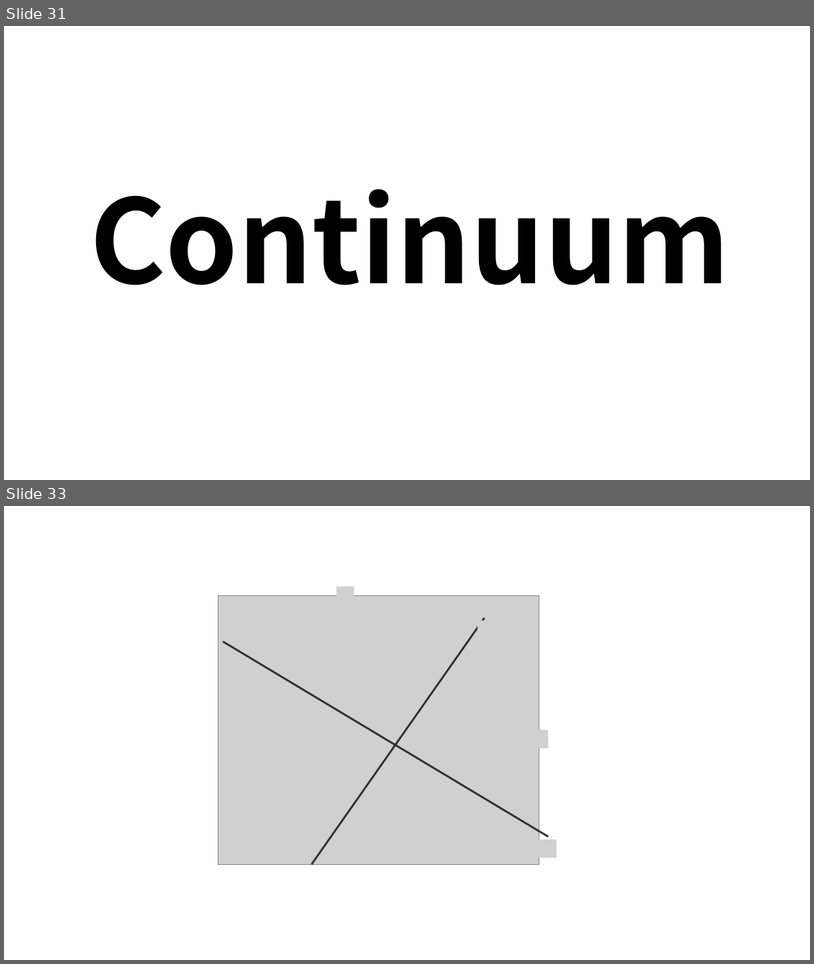
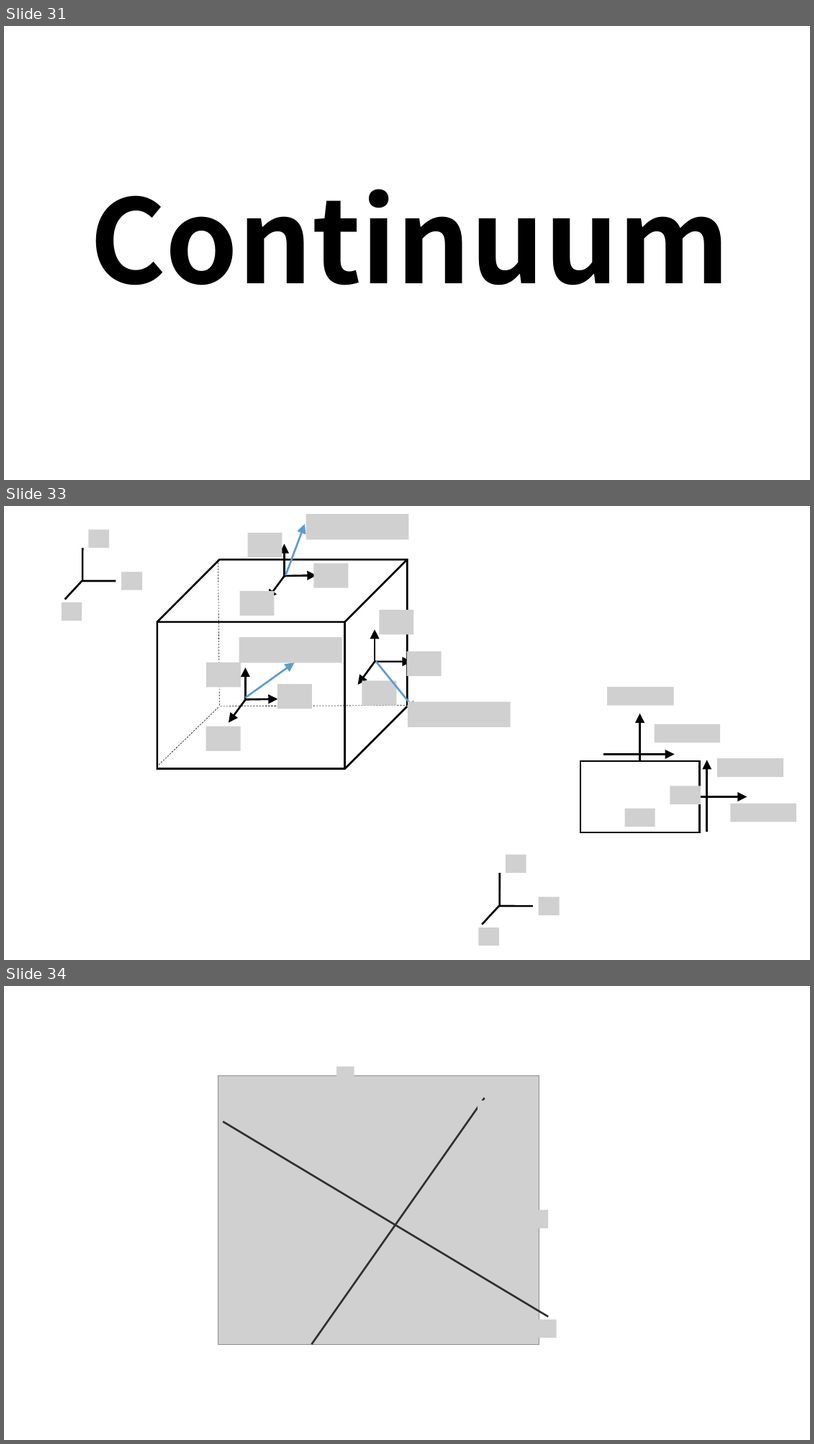
Before and after one commit to kms0523/Study, a slide deck: 그림.pptx. Shown one above the other, each under a label of ours: slides 31 and 33 before the commit, slides 31, 33 and 34 after it; the slides between them are not shown. The pictures are 814x964 and 814x1444 pixels, drawn with LibreOffice and Linux fonts; fonts in the diff are those of the drawing; grey boxes stand for pictures. Boxes give left, top, right and bottom in pixels: in the first picture for what was removed or moved away, otherwise in the second. Text is boxed around its words. In the diff, an @@ line names an element or a change of style, - is before the commit and + after.

```diff
--- a/그림.pptx
+++ b/그림.pptx
@@ slide 33 added at (x1=4, y1=506, x2=810, y2=960), background #FFFFFF @@
@@ arrow added from (286, 576) to (305, 524), #5B9BD5 2.25 pt @@
@@ picture added at (x1=306, y1=514, x2=409, y2=539) @@
@@ line added from (82, 581) to (82, 548), #000000 2.25 pt @@
@@ picture added at (x1=89, y1=530, x2=109, y2=548) @@
@@ group added at (x1=240, y1=533, x2=348, y2=615): 3 arrows, 3 pictures @@
@@ line added from (65, 599) to (82, 581), #000000 2.25 pt @@
@@ line added from (82, 581) to (116, 581), #000000 2.25 pt @@
@@ picture added at (x1=121, y1=572, x2=142, y2=590) @@
@@ picture added at (x1=62, y1=602, x2=82, y2=620) @@
@@ group added at (x1=358, y1=610, x2=441, y2=705): 3 arrows, 3 pictures @@
@@ picture added at (x1=239, y1=637, x2=342, y2=663) @@
@@ group added at (x1=206, y1=663, x2=312, y2=751): 3 arrows, 3 pictures @@
@@ arrow added from (245, 698) to (294, 663), #5B9BD5 2.25 pt @@
@@ arrow added from (376, 662) to (416, 710), #5B9BD5 2.25 pt @@
@@ picture added at (x1=608, y1=687, x2=674, y2=705) @@
@@ group added at (x1=157, y1=559, x2=407, y2=769): 3 lines, 1 cube @@
@@ picture added at (x1=408, y1=701, x2=511, y2=727) @@
@@ arrow added from (640, 761) to (640, 713), #000000 2.25 pt @@
@@ picture added at (x1=655, y1=723, x2=721, y2=743) @@
@@ rectangle added at (x1=581, y1=761, x2=700, y2=832), outline #000000 2.25 pt @@
@@ arrow added from (604, 754) to (675, 754), #000000 2.25 pt @@
@@ arrow added from (707, 831) to (707, 760), #000000 2.25 pt @@
@@ picture added at (x1=718, y1=758, x2=784, y2=777) @@
@@ picture added at (x1=671, y1=785, x2=702, y2=803) @@
@@ picture added at (x1=625, y1=808, x2=656, y2=826) @@
@@ arrow added from (700, 796) to (748, 796), #000000 2.25 pt @@
@@ picture added at (x1=731, y1=803, x2=797, y2=822) @@
@@ line added from (500, 906) to (500, 872), #000000 2.25 pt @@
@@ picture added at (x1=506, y1=854, x2=527, y2=872) @@
@@ line added from (483, 924) to (499, 906), #000000 2.25 pt @@
@@ line added from (499, 906) to (533, 906), #000000 2.25 pt @@
@@ picture added at (x1=539, y1=897, x2=559, y2=915) @@
@@ picture added at (x1=479, y1=927, x2=499, y2=945) @@
@@ what was slide 33 is now slide 34 @@
```
Also in this commit, not shown: 1 slide changed, 2 other files.
